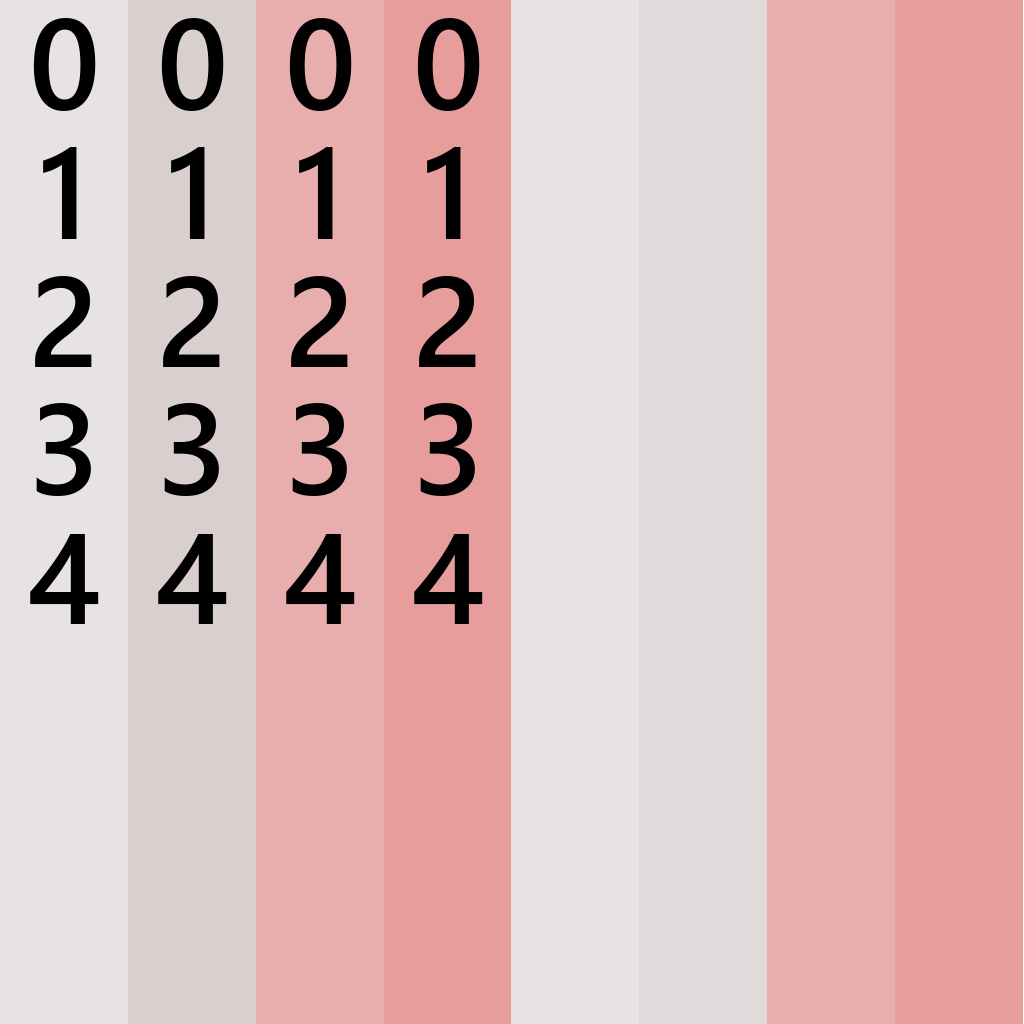
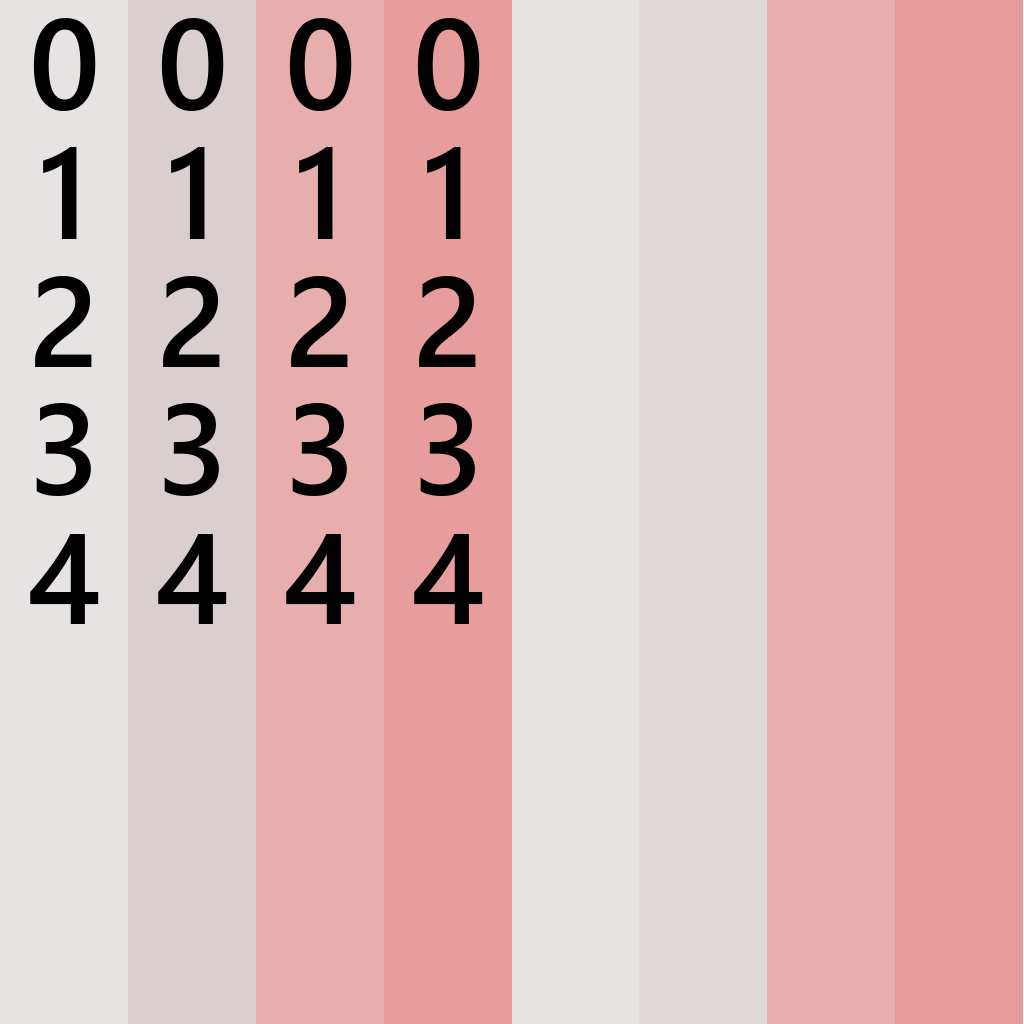
Revision of a layered 1024px x 1024px image; what changed, layer by layer:
moved "TempRight" above "BG", painted on it over [511,0,512,1024]
